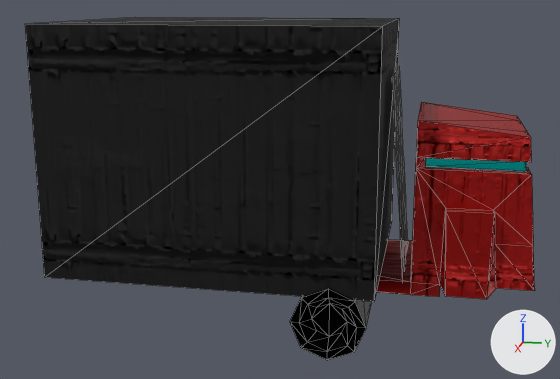
The glTF model delta/Asset/Models/ContenaCar/ContenaCar.gltf as it was, and as the next commit left it.
Rendered twice from a 50 mm lens placed at (47.5, 12.6, 18.3), pointed at (0.4, 3.2, 6.6). Every picture has the same lights, and +X, +Y and +Z are marked at lower right. The first picture is the older version. Mesh edges are drawn as thin lines. Where no turn or scale is listed for an object, it has been applied to the vertices. Vertices at exactly the same position are counted once.

Names of what the first picture shows: 'Cube', '円柱', '立方体', '立方体.001'.
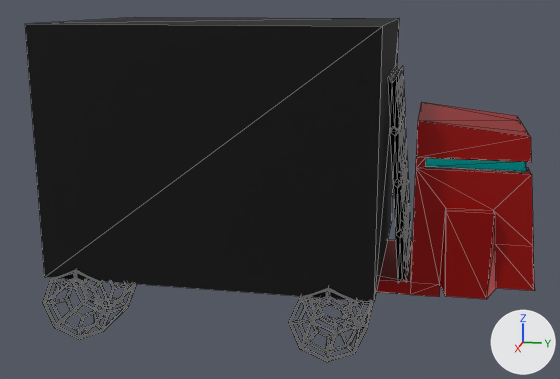
Patch to the scene script:
```diff
--- a/delta/Asset/Models/ContenaCar/ContenaCar.gltf.py
+++ b/delta/Asset/Models/ContenaCar/ContenaCar.gltf.py
@@ mat_マテリアル_001 @@
 n0 = _N.new('ShaderNodeBsdfPrincipled'); n0.name = 'Principled BSDF'
 n1 = _N.new('ShaderNodeOutputMaterial'); n1.name = 'Material Output'
-n2 = _N.new('ShaderNodeNormalMap'); n2.name = 'Normal Map'
-n2.uv_map = 'UVMap'
-n3 = _N.new('ShaderNodeTexImage'); n3.name = 'Image Texture'
-n3.image = img_contena_nol
 _L.new(n0.outputs[0], n1.inputs[0])  # 'BSDF' to 'Surface'
-_L.new(n2.outputs[0], n0.inputs[5])  # 'Normal' to 'Normal'
-_L.new(n3.outputs[0], n2.inputs[1])  # 'Color' to 'Color'
@@ me_円柱 @@
 # used by ob_円柱; location = (4.33, 7.37, 0.93)
-me_円柱.from_pydata(...)  # 48 vertices, 92 faces; spans x -0.02..3.62, y -2.11..2.11, z -2.11..2.11
+me_円柱.from_pydata(...)  # 1184 vertices, 3136 faces; spans x -12.39..3.72, y -16.97..2.19, z -2.19..2.19
+# me_円柱 part 1: a new loose piece of 296 vertices spanning x -0.11..3.72, y -16.97..-12.59, z -2.19..2.19, in mat_マテリアル (black #000000)
+# me_円柱 part 2: 40 vertices removed from x -0.02..3.62, y -2.11..2.11, z -2.11..2.11; 288 vertices added at x -0.11..3.72, y -2.19..2.19, z -2.19..2.19
+# other edits to the shape of me_円柱 do not show in these pictures
 me_円柱.materials.append(mat_マテリアル)
@@ me_立方体_004 @@
 # used by ob_立方体_001; location = (0.0, 10.71, 8.15)
-me_立方体_004.from_pydata(...)  # 25 vertices, 32 faces; spans x -4.03..4.03, y -0.51..0.51, z -5.95..5.95
+me_立方体_004.from_pydata(...)  # 114 vertices, 256 faces; spans x -4.03..4.03, y -0.75..0.75, z -5.97..5.97
+# me_立方体_004 part 3: 25 vertices removed from x -4.03..4.03, y -0.51..0.51, z -5.95..5.95; 114 vertices added at x -4.03..4.03, y -0.75..0.75, z -5.97..5.97
 me_立方体_004.materials.append(mat_マテリアル)
```

What differs and where, as boxes (x1, y1, x2, y2) in the pictures (560 x 379 px):
'立方体', surface changed
    both: (376, 102, 535, 297)
'円柱', reshaped
    before: (290, 288, 372, 360)
    after: (43, 269, 373, 362)
'立方体.001', reshaped (41% wider)
    before: (392, 67, 408, 281)
    after: (388, 66, 411, 282)
part 1 of me_円柱, added
    after: (43, 269, 136, 340)
part 2 of me_円柱, reshaped
    before: (290, 288, 372, 360)
    after: (289, 287, 373, 362)
